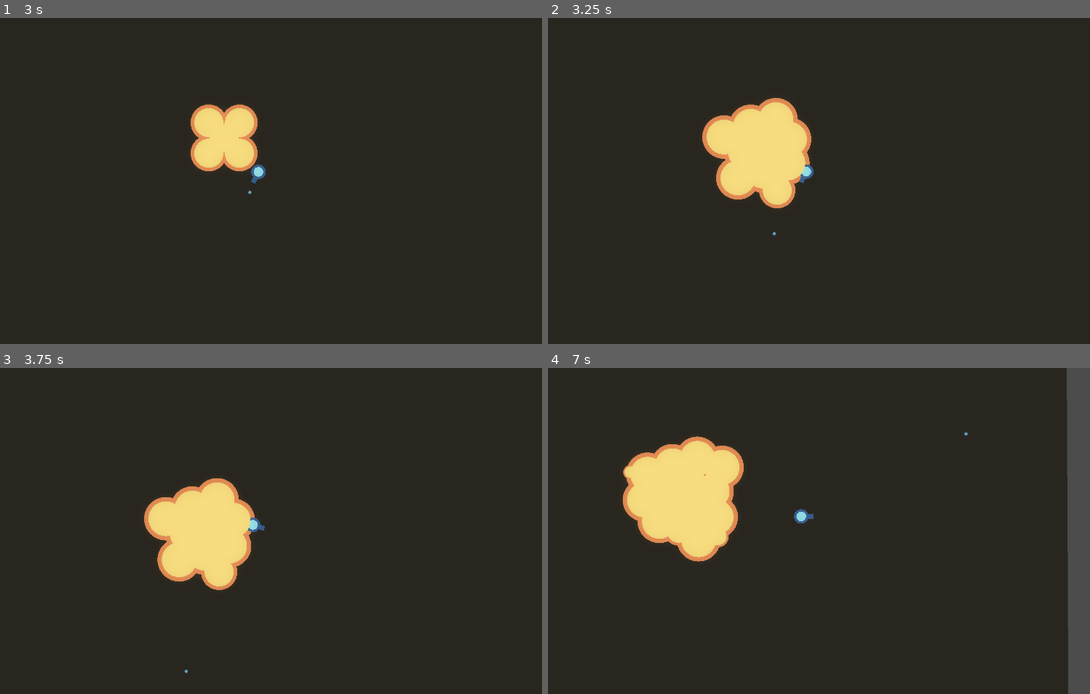
Above: before the commit, frames 1-4 (two rows, left to right).
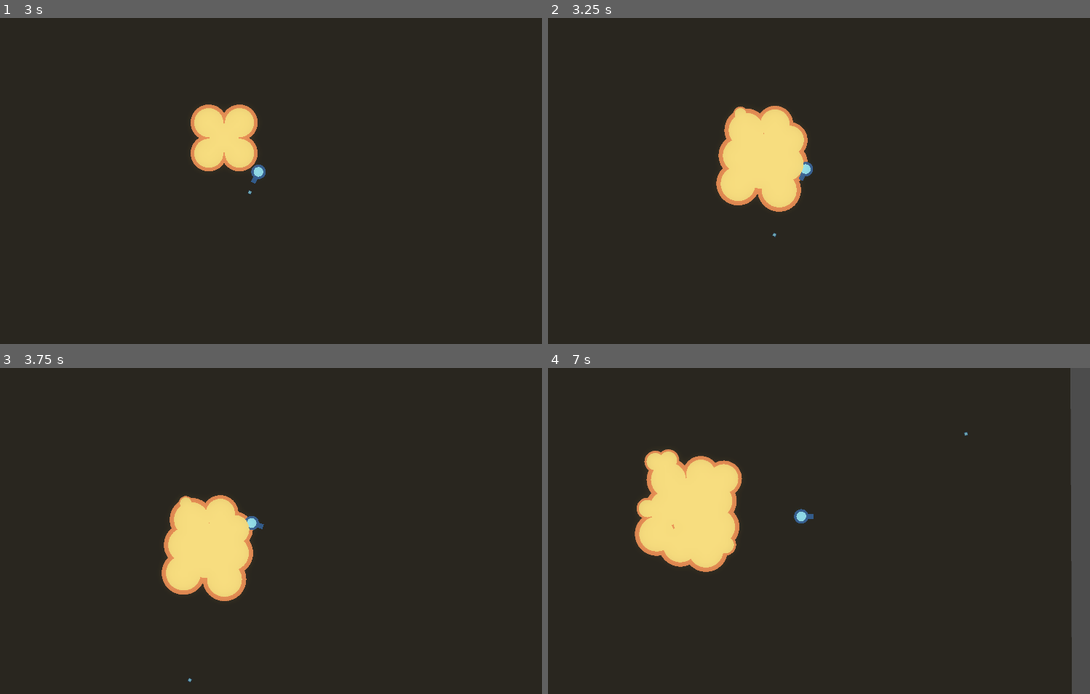
Above: after the commit, the same moments.

Repository: WhyTophat/PrimitiveShapesJam
Game: Godot game, scene res://Levels/Test.tscn
The game is run twice, just before and just after one commit, with the same random seed, the same clock (stepped at 60 frames per second) and the same inputs.
Inputs (mouse positions are in pixels of both pictures, inside the frame that each line leads up to):
- Up to frame 1 (3 s): tap Enter at 0.5 s; move the mouse to (379, 164) at 0.52 s; hold Right (ui_right) 0.53-1.28 s; click (379, 164) at 0.67 s; move the mouse to (135, 197) at 1.27 s; hold Down (ui_down) 1.28-2.03 s; move the mouse to (308, 109) at 2.02 s; hold Right (ui_right) 2.03-2.78 s; move the mouse to (222, 246) at 2.77 s; hold Up (ui_up) from 2.78 s (still down); click (222, 246) at 2.92 s
- Up to frame 2 (3.25 s): keep holding Up (ui_up)
- Up to frame 3 (3.75 s): move the mouse to (428, 579) at 3.52 s; release Up (ui_up) at 3.53 s; hold Left (ui_left) from 3.53 s (still down)
- Up to frame 4 (7 s): move the mouse to (623, 482) at 4.27 s; tap Space at 5 s; move the mouse to (829, 531) at 5.02 s; release Left (ui_left) at 5.03 s; hold Down (ui_down) 5.03-5.78 s; click (829, 531) at 5.17 s; move the mouse to (710, 449) at 5.77 s; hold Right (ui_right) 5.78-6.53 s; move the mouse to (927, 514) at 6.52 s; hold Up (ui_up) from 6.53 s (still down)

Frame 1 is identical in both runs. In frame 2, 1.7% of the frame differs, in the area x 28-49%, y 24-68%; in frame 3, 2.6%; in frame 4, 3.8%, in the area x 13-97%, y 0-100%.

Commit message:
damage text working in print, but not showing

Diff:
--- a/Reuse/Bacterium.tscn
+++ b/Reuse/Bacterium.tscn
@@ -1,6 +1,7 @@
-[gd_scene load_steps=5 format=3 uid="uid://bjb5d1tt5cof0"]
+[gd_scene load_steps=6 format=3 uid="uid://bjb5d1tt5cof0"]
 
 [ext_resource type="Script" path="res://Scripts/Bacterium.gd" id="1_aigbf"]
+[ext_resource type="PackedScene" uid="uid://bqqpquemfsc2b" path="res://Reuse/DamageText.tscn" id="2_jq378"]
 [ext_resource type="PackedScene" uid="uid://bwtnhuknl3iax" path="res://Reuse/Circle.tscn" id="2_mbrlv"]
 
 [sub_resource type="CircleShape2D" id="CircleShape2D_isp27"]
@@ -16,6 +17,7 @@
 max_contacts_reported = 15
 contact_monitor = true
 script = ExtResource("1_aigbf")
+hptextscene = ExtResource("2_jq378")
 
 [node name="CollisionShape2D" type="CollisionShape2D" parent="."]
 shape = SubResource("CircleShape2D_isp27")
--- /dev/null
+++ b/Reuse/DamageText.tscn
@@ -0,0 +1,241 @@
+[gd_scene load_steps=8 format=3 uid="uid://bqqpquemfsc2b"]
+
+[ext_resource type="FontFile" uid="uid://bulshkisp16j7" path="res://Reuse/Fonts/JosefinSans-SemiBold.ttf" id="1_75wh0"]
+[ext_resource type="Script" path="res://Scripts/DamageText.gd" id="1_kwwke"]
+
+[sub_resource type="Animation" id="Animation_b2emf"]
+length = 0.001
+tracks/0/type = "value"
+tracks/0/imported = false
+tracks/0/enabled = true
+tracks/0/path = NodePath(".:scale")
+tracks/0/interp = 1
+tracks/0/loop_wrap = true
+tracks/0/keys = {
+"times": PackedFloat32Array(0),
+"transitions": PackedFloat32Array(1),
+"update": 0,
+"values": [Vector2(0.1, 0.1)]
+}
+tracks/1/type = "value"
+tracks/1/imported = false
+tracks/1/enabled = true
+tracks/1/path = NodePath(".:position")
+tracks/1/interp = 1
+tracks/1/loop_wrap = true
+tracks/1/keys = {
+"times": PackedFloat32Array(0),
+"transitions": PackedFloat32Array(1),
+"update": 0,
+"values": [Vector2(0, 0)]
+}
+tracks/2/type = "value"
+tracks/2/imported = false
+tracks/2/enabled = true
+tracks/2/path = NodePath(".:rotation")
+tracks/2/interp = 1
+tracks/2/loop_wrap = true
+tracks/2/keys = {
+"times": PackedFloat32Array(0),
+"transitions": PackedFloat32Array(1),
+"update": 0,
+"values": [0.0]
+}
+tracks/3/type = "value"
+tracks/3/imported = false
+tracks/3/enabled = true
+tracks/3/path = NodePath(".:modulate")
+tracks/3/interp = 1
+tracks/3/loop_wrap = true
+tracks/3/keys = {
+"times": PackedFloat32Array(0),
+"transitions": PackedFloat32Array(1),
+"update": 0,
+"values": [Color(1, 1, 1, 1)]
+}
+
+[sub_resource type="Animation" id="Animation_0hmeq"]
+resource_name = "float1"
+tracks/0/type = "value"
+tracks/0/imported = false
+tracks/0/enabled = true
+tracks/0/path = NodePath(".:scale")
+tracks/0/interp = 1
+tracks/0/loop_wrap = true
+tracks/0/keys = {
+"times": PackedFloat32Array(0, 0.2),
+"transitions": PackedFloat32Array(1, 1),
+"update": 0,
+"values": [Vector2(0.1, 0.1), Vector2(1, 1)]
+}
+tracks/1/type = "value"
+tracks/1/imported = false
+tracks/1/enabled = true
+tracks/1/path = NodePath(".:position")
+tracks/1/interp = 1
+tracks/1/loop_wrap = true
+tracks/1/keys = {
+"times": PackedFloat32Array(0, 0.2, 0.6),
+"transitions": PackedFloat32Array(1, 1, 1),
+"update": 0,
+"values": [Vector2(0, 0), Vector2(0, -80), Vector2(0, -100)]
+}
+tracks/2/type = "value"
+tracks/2/imported = false
+tracks/2/enabled = true
+tracks/2/path = NodePath(".:rotation")
+tracks/2/interp = 1
+tracks/2/loop_wrap = true
+tracks/2/keys = {
+"times": PackedFloat32Array(0, 0.3, 0.7),
+"transitions": PackedFloat32Array(1, 1, 1),
+"update": 0,
+"values": [0.0, 0.174533, 0.261799]
+}
+tracks/3/type = "value"
+tracks/3/imported = false
+tracks/3/enabled = true
+tracks/3/path = NodePath(".:modulate")
+tracks/3/interp = 1
+tracks/3/loop_wrap = true
+tracks/3/keys = {
+"times": PackedFloat32Array(0.3, 1),
+"transitions": PackedFloat32Array(1, 1),
+"update": 0,
+"values": [Color(1, 1, 1, 1), Color(1, 1, 1, 0)]
+}
+
+[sub_resource type="Animation" id="Animation_a53un"]
+resource_name = "float2"
+tracks/0/type = "value"
+tracks/0/imported = false
+tracks/0/enabled = true
+tracks/0/path = NodePath(".:scale")
+tracks/0/interp = 1
+tracks/0/loop_wrap = true
+tracks/0/keys = {
+"times": PackedFloat32Array(0, 0.2),
+"transitions": PackedFloat32Array(1, 1),
+"update": 0,
+"values": [Vector2(0.1, 0.1), Vector2(1, 1)]
+}
+tracks/1/type = "value"
+tracks/1/imported = false
+tracks/1/enabled = true
+tracks/1/path = NodePath(".:position")
+tracks/1/interp = 1
+tracks/1/loop_wrap = true
+tracks/1/keys = {
+"times": PackedFloat32Array(0, 0.2, 0.6),
+"transitions": PackedFloat32Array(1, 1, 1),
+"update": 0,
+"values": [Vector2(0, 0), Vector2(0, -80), Vector2(0, -100)]
+}
+tracks/2/type = "value"
+tracks/2/imported = false
+tracks/2/enabled = true
+tracks/2/path = NodePath(".:rotation")
+tracks/2/interp = 1
+tracks/2/loop_wrap = true
+tracks/2/keys = {
+"times": PackedFloat32Array(0, 0.3, 0.7),
+"transitions": PackedFloat32Array(1, 1, 1),
+"update": 0,
+"values": [0.0, 0.174533, 0.261799]
+}
+tracks/3/type = "value"
+tracks/3/imported = false
+tracks/3/enabled = true
+tracks/3/path = NodePath(".:modulate")
+tracks/3/interp = 1
+tracks/3/loop_wrap = true
+tracks/3/keys = {
+"times": PackedFloat32Array(0.3, 1),
+"transitions": PackedFloat32Array(1, 1),
+"update": 0,
+"values": [Color(1, 1, 1, 1), Color(1, 1, 1, 0)]
+}
+
+[sub_resource type="Animation" id="Animation_22mcm"]
+resource_name = "float3"
+tracks/0/type = "value"
+tracks/0/imported = false
+tracks/0/enabled = true
+tracks/0/path = NodePath(".:scale")
+tracks/0/interp = 1
+tracks/0/loop_wrap = true
+tracks/0/keys = {
+"times": PackedFloat32Array(0, 0.2),
+"transitions": PackedFloat32Array(1, 1),
+"update": 0,
+"values": [Vector2(0.1, 0.1), Vector2(1, 1)]
+}
+tracks/1/type = "value"
+tracks/1/imported = false
+tracks/1/enabled = true
+tracks/1/path = NodePath(".:position")
+tracks/1/interp = 1
+tracks/1/loop_wrap = true
+tracks/1/keys = {
+"times": PackedFloat32Array(0, 0.2, 0.6),
+"transitions": PackedFloat32Array(1, 1, 1),
+"update": 0,
+"values": [Vector2(0, 0), Vector2(0, -80), Vector2(0, -100)]
+}
+tracks/2/type = "value"
+tracks/2/imported = false
+tracks/2/enabled = true
+tracks/2/path = NodePath(".:rotation")
+tracks/2/interp = 1
+tracks/2/loop_wrap = true
+tracks/2/keys = {
+"times": PackedFloat32Array(0, 0.3, 0.7),
+"transitions": PackedFloat32Array(1, 1, 1),
+"update": 0,
+"values": [0.0, 0.174533, 0.261799]
+}
+tracks/3/type = "value"
+tracks/3/imported = false
+tracks/3/enabled = true
+tracks/3/path = NodePath(".:modulate")
+tracks/3/interp = 1
+tracks/3/loop_wrap = true
+tracks/3/keys = {
+"times": PackedFloat32Array(0.3, 1),
+"transitions": PackedFloat32Array(1, 1),
+"update": 0,
+"values": [Color(1, 1, 1, 1), Color(1, 1, 1, 0)]
+}
+
+[sub_resource type="AnimationLibrary" id="AnimationLibrary_85xyb"]
+_data = {
+"RESET": SubResource("Animation_b2emf"),
+"float1": SubResource("Animation_0hmeq"),
+"float2": SubResource("Animation_a53un"),
+"float3": SubResource("Animation_22mcm")
+}
+
+[node name="DamageText" type="Node2D"]
+z_index = 3
+scale = Vector2(0.1, 0.1)
+script = ExtResource("1_kwwke")
+
+[node name="RichTextLabel" type="RichTextLabel" parent="."]
+z_index = 3
+offset_left = -48.0
+offset_top = -24.0
+offset_right = 48.0
+offset_bottom = 27.0
+theme_override_colors/default_color = Color(0.690196, 0.227451, 0.282353, 1)
+theme_override_colors/font_outline_color = Color(0.168627, 0.156863, 0.129412, 1)
+theme_override_constants/outline_size = 15
+theme_override_fonts/normal_font = ExtResource("1_75wh0")
+theme_override_font_sizes/normal_font_size = 50
+bbcode_enabled = true
+text = "[center]150"
+fit_content = true
+
+[node name="AnimationPlayer" type="AnimationPlayer" parent="."]
+libraries = {
+"": SubResource("AnimationLibrary_85xyb")
+}
--- a/Scripts/Bacterium.gd
+++ b/Scripts/Bacterium.gd
@@ -1,15 +1,17 @@
 extends RigidBody2D
 
-@export var startingtime = 0
+var startingtime = 0
 var rng = RandomNumberGenerator.new()
 var size = 1
 var testsize = 1
 var canspawn = true
 var scalefactor = 1.2
-var maxhp = 15
-var hp = 15
+var maxhp = 150
+var hp = 150
+@export var hptextscene:PackedScene
 
 func _process(delta):
+	var hptext = hptextscene.instantiate()
 	testsize = 1
 	var setscale = Vector2((scalefactor * size),(scalefactor * size))
 	$CollisionShape2D.scale = setscale
@@ -22,8 +24,10 @@
 		if i.is_in_group("Wall"):
 			self.queue_free()
 		if i.is_in_group("Bullet"):
-			hp -=1
-			print("hit")
+			var animnum = rng.randi_range(1,3)
+			hp -=10
+			hptext.setspawnparams(animnum, hp, global_position)
+
 	if testsize > size and testsize <= 6:
 		size = testsize
 		hp = maxhp
--- /dev/null
+++ b/Scripts/DamageText.gd
@@ -0,0 +1,11 @@
+extends Node2D
+
+func _process(delta):
+	if !($AnimationPlayer.is_playing()):
+		queue_free()
+
+func setspawnparams(animationsetter, textsetter, positionsetter):
+	$AnimationPlayer.play("float" + str(animationsetter))
+	$RichTextLabel.set_text("[center]" + str(textsetter))
+	global_position = positionsetter
+	print(animationsetter, " ", textsetter," " , positionsetter)
Binary file added: Reuse/Fonts/JosefinSans-Bold.ttf
Not shown, added: Reuse/Fonts/JosefinSans-Bold.ttf.import
Binary file added: Reuse/Fonts/JosefinSans-BoldItalic.ttf
Not shown, added: Reuse/Fonts/JosefinSans-BoldItalic.ttf.import
Binary file added: Reuse/Fonts/JosefinSans-ExtraLight.ttf
Not shown, added: Reuse/Fonts/JosefinSans-ExtraLight.ttf.import
Binary file added: Reuse/Fonts/JosefinSans-ExtraLightItalic.ttf
Not shown, added: Reuse/Fonts/JosefinSans-ExtraLightItalic.ttf.import
Binary file added: Reuse/Fonts/JosefinSans-Italic.ttf
Not shown, added: Reuse/Fonts/JosefinSans-Italic.ttf.import
Binary file added: Reuse/Fonts/JosefinSans-Light.ttf
Not shown, added: Reuse/Fonts/JosefinSans-Light.ttf.import
(and 17 more such lines)
